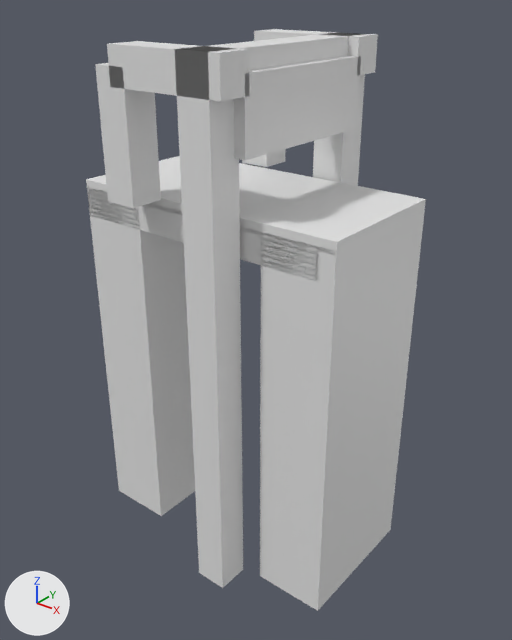
What one commit did to the glTF model models/amerongen/amerongen-brug-5f70a2ed/amerongen-brug-5f70a2ed.glb.
Before and after are seen from a camera (50 mm lens) standing at (11.34, -13.85, 5.42) and looking at (0.23, 0.04, -3.19). Arrows for +X, +Y and +Z are at lower left; the lights stay in place. The older version comes first.

The first picture shows 'building:balans', 'building:balans 2', 'building:contragewicht', 'building:hamei', 'building:hamei 2', 'building:hangstang', 'building:hangstang 2', 'building:portaal', 'road:dek', 'road:inrit', 'road:landhoofd (aangenomen)', 'road:landhoofd (aangenomen) 2'.
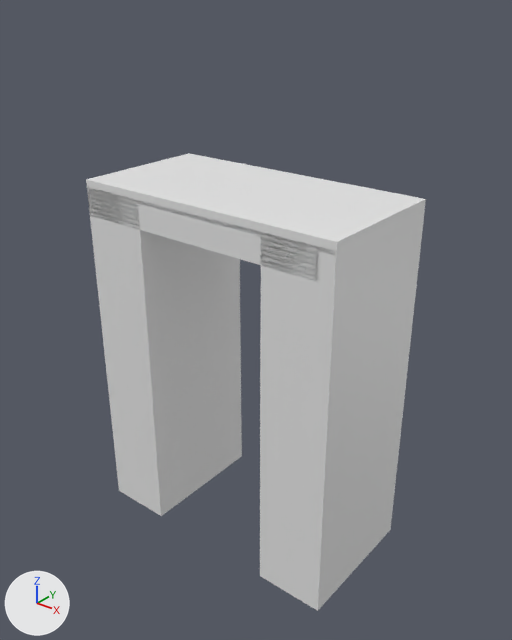
Pixel boxes [x1, y1, x2, y2] of what changed, in the pictures (512 x 640 px):
'building:hamei 2', deleted
    before: [175, 47, 243, 588]
'building:contragewicht', deleted
    before: [234, 56, 361, 160]
'building:hangstang 2', deleted
    before: [95, 63, 161, 208]
'building:balans 2', deleted
    before: [107, 41, 250, 102]
'building:portaal', deleted
    before: [191, 33, 353, 70]
'building:hamei', deleted
    before: [313, 32, 365, 186]
'building:balans', deleted
    before: [254, 29, 378, 75]
'building:hangstang', deleted
    before: [242, 149, 286, 167]

Edits to the bpy script that builds the scene:
```text
Remove ob_building_hamei:
    ob_building_hamei = bpy.data.objects.new('building:hamei', me_hamei)
    ob_building_hamei.location = (0.0, 0.0, 0.0)
Remove ob_building_hamei_2:
    ob_building_hamei_2 = bpy.data.objects.new('building:hamei 2', me_hamei_2)
    ob_building_hamei_2.location = (0.0, 0.0, 0.0)
Remove ob_building_portaal:
    ob_building_portaal = bpy.data.objects.new('building:portaal', me_portaal)
    ob_building_portaal.location = (0.0, 0.0, 0.0)
Remove ob_building_balans:
    ob_building_balans = bpy.data.objects.new('building:balans', me_balans)
    ob_building_balans.location = (0.0, 0.0, 0.0)
Remove ob_building_hangstang:
    ob_building_hangstang = bpy.data.objects.new('building:hangstang', me_hangstang)
    ob_building_hangstang.location = (0.0, 0.0, 0.0)
Remove ob_building_balans_2:
    ob_building_balans_2 = bpy.data.objects.new('building:balans 2', me_balans_2)
    ob_building_balans_2.location = (0.0, 0.0, 0.0)
Remove ob_building_hangstang_2:
    ob_building_hangstang_2 = bpy.data.objects.new('building:hangstang 2', me_hangstang_2)
    ob_building_hangstang_2.location = (0.0, 0.0, 0.0)
Remove ob_building_contragewicht:
    ob_building_contragewicht = bpy.data.objects.new('building:contragewicht', me_contragewicht)
    ob_building_contragewicht.location = (0.0, 0.0, 0.0)
```
